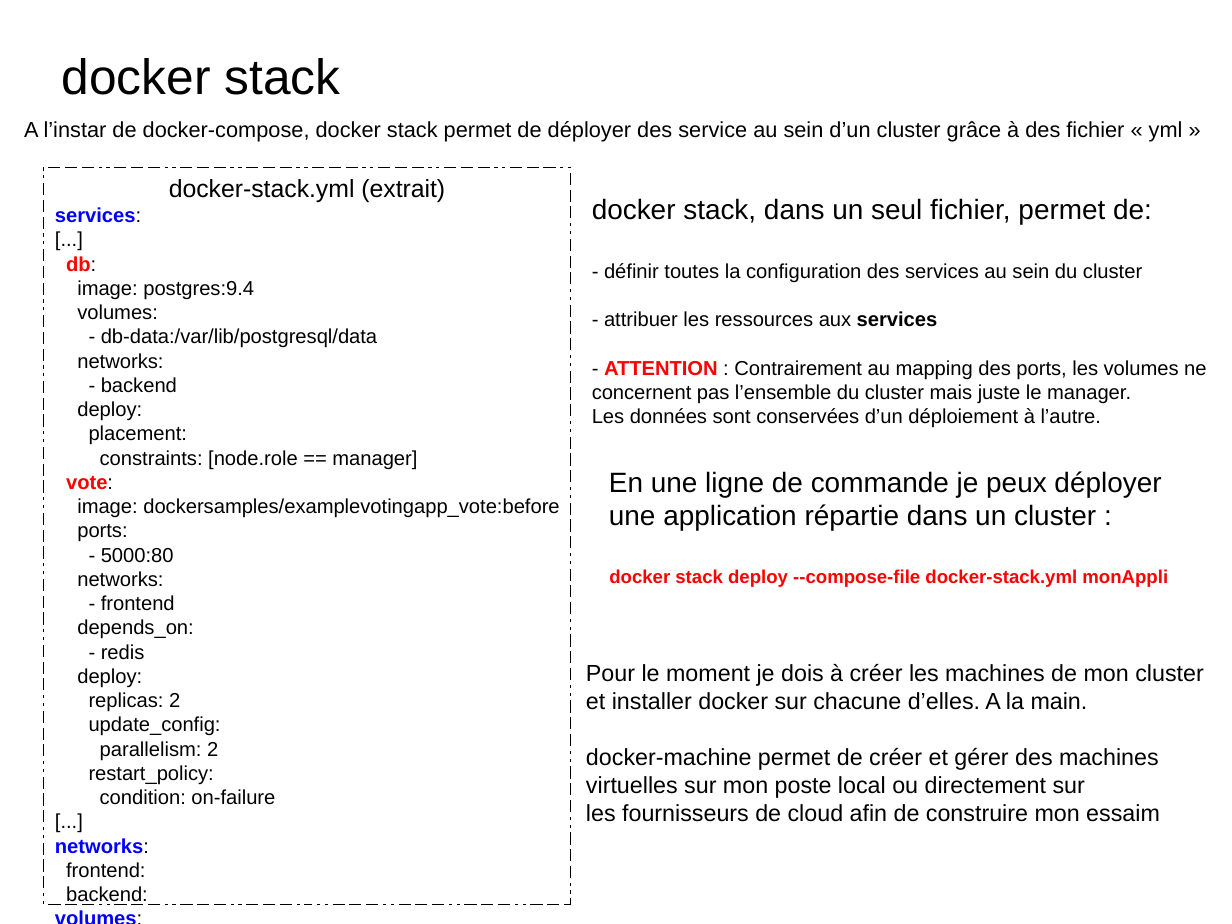
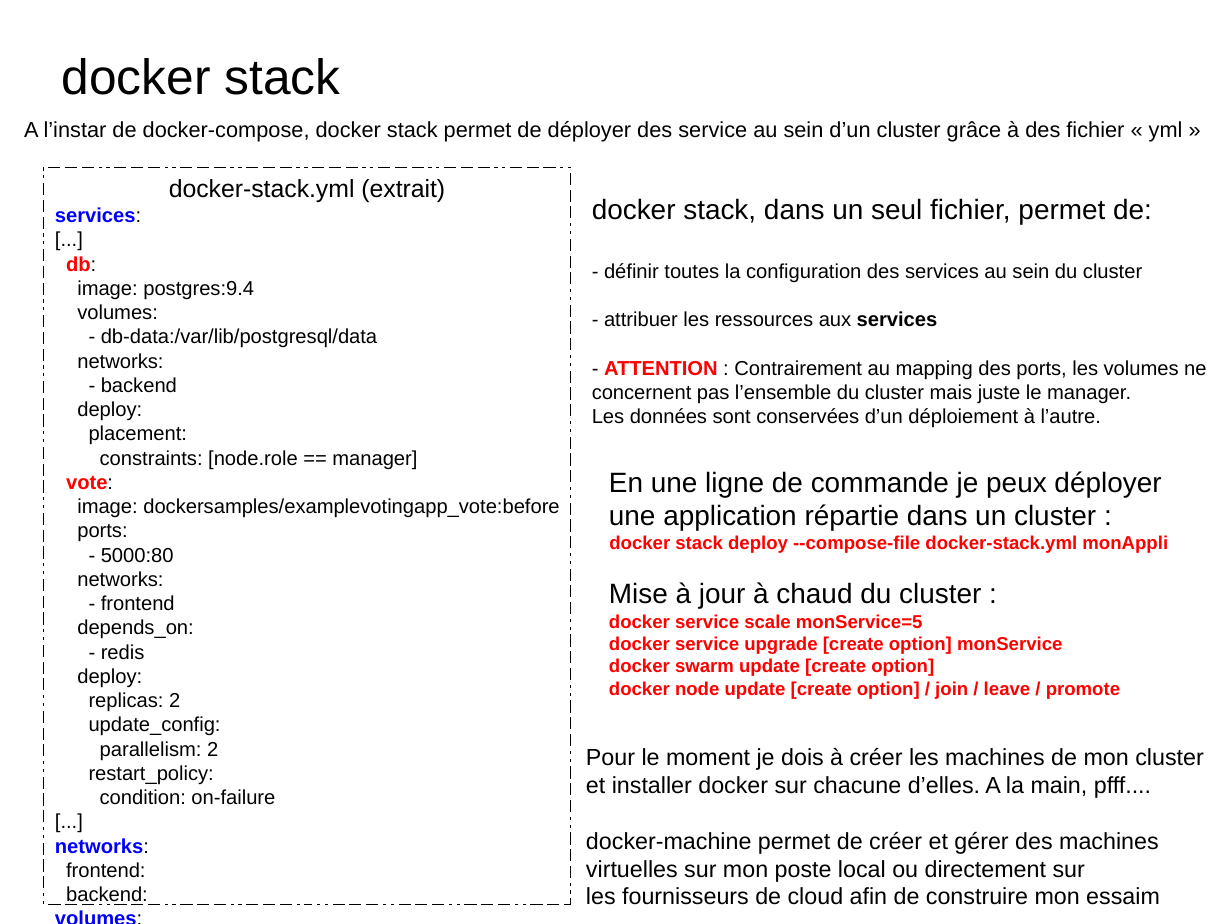
Before and after one commit to charleshuber/4t, a slide deck: slide 13 of presentation_smb215.odp (slide 12 before the commit). Drawn at 1232x924 pixels with LibreOffice and Linux fonts; fonts in the diff are those of the drawing. Boxes give left, top, right and bottom in pixels: in the first picture for what was removed or moved away, otherwise in the second. Text is boxed around its words. In the diff, an @@ line names an element or a change of style, - is before the commit and + after.

```diff
--- a/presentation_smb215.odp
+++ b/presentation_smb215.odp
@@ text at bbox=[609, 582, 1120, 699]: paragraphs added @@
+Mise à jour à chaud du cluster :
+docker service scale monService=5
+docker service upgrade [create option] monService
+docker swarm update [create option]
+docker node update [create option] / join / leave / promote
@@ text "Pour le moment je dois ...": place and size @@
-text "Pour le moment je dois ..." at bbox=[586, 664, 1203, 822]
+text "Pour le moment je dois ..." at bbox=[586, 748, 1203, 905]
@@ text at bbox=[586, 776, 1151, 798]: text changed @@
-et installer docker sur chacune d’elles. A la main.
+et installer docker sur chacune d’elles. A la main, pfff....
```
Also in this commit, not shown: 8 other slides changed, 3 slides added, 2 slides removed, 1 other file.
